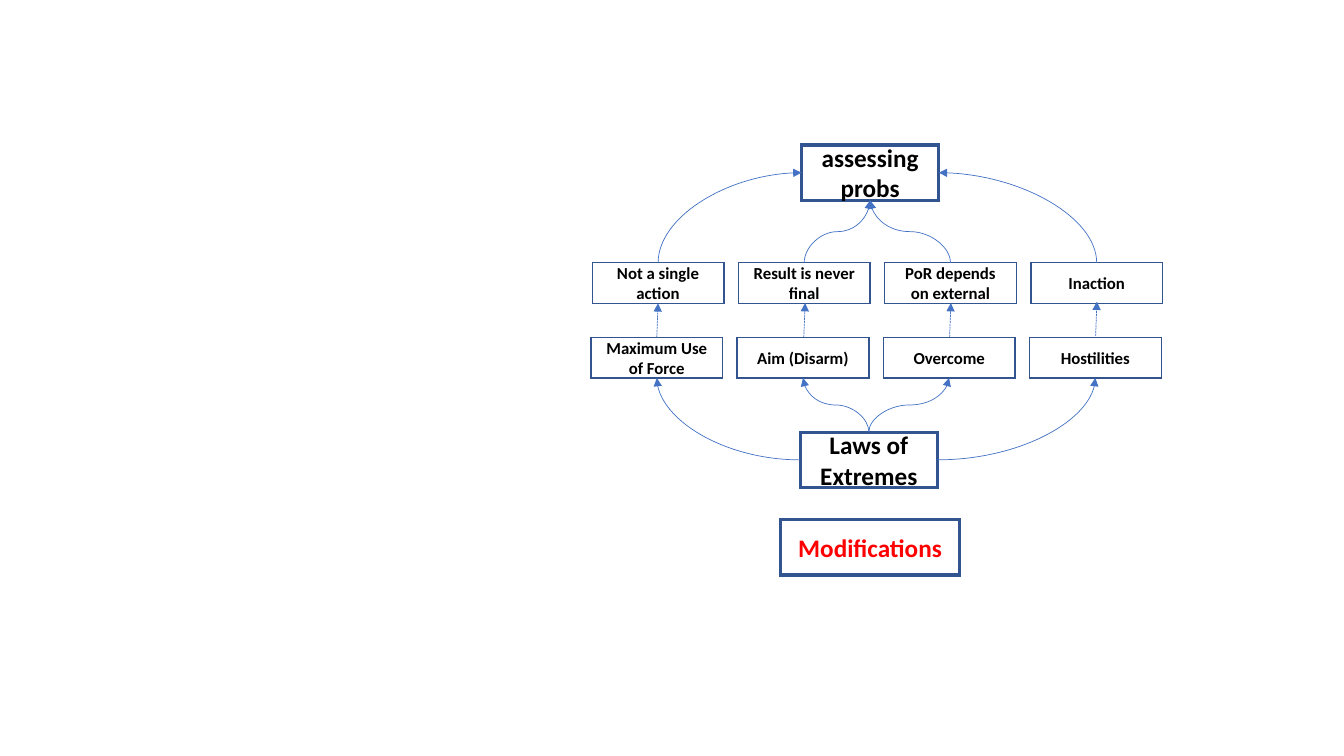
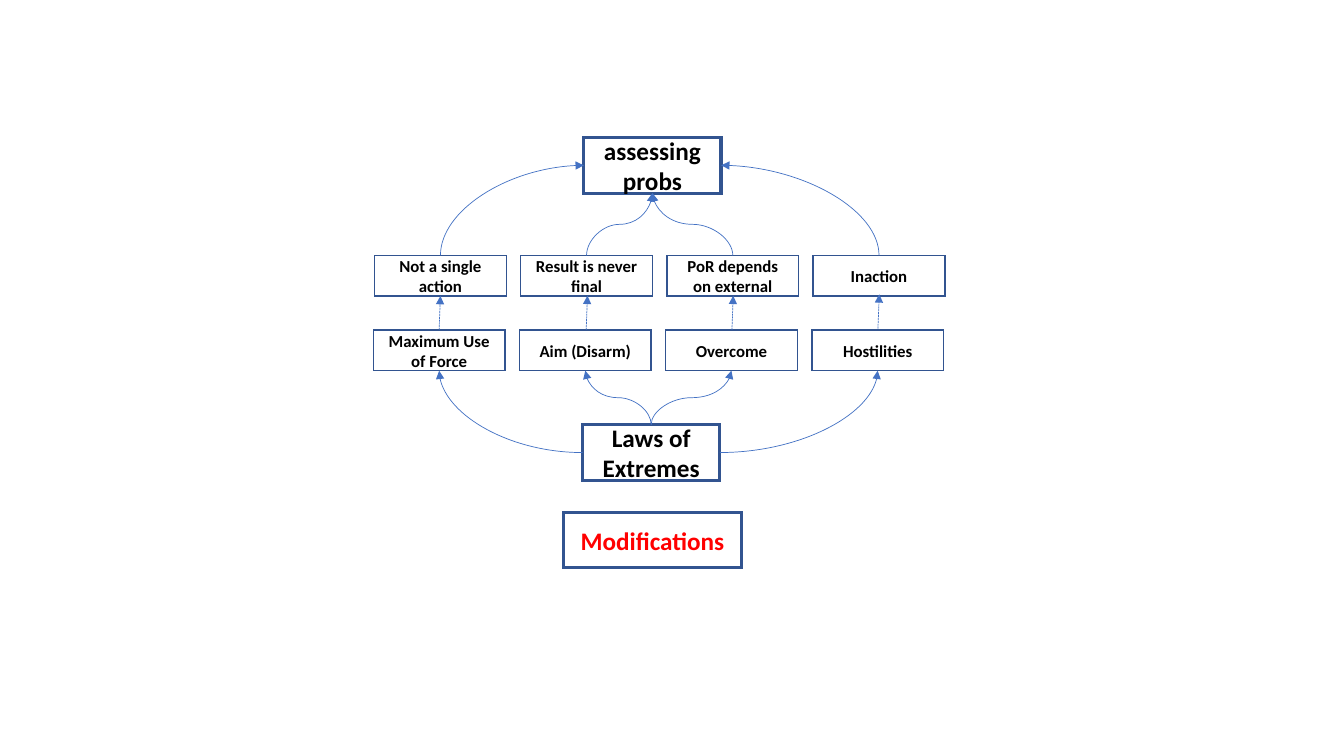
Before and after one commit to GurkanGitHub/PhD, a slide deck: slide 2 of onWar.pptx. Drawn at 1344x756 pixels with LibreOffice and Linux fonts; fonts in the diff are those of the drawing. Boxes give left, top, right and bottom in pixels: in the first picture for what was removed or moved away, otherwise in the second. Text is boxed around its words. In the diff, an @@ line names an element or a change of style, - is before the commit and + after.

```diff
--- a/onWar.pptx
+++ b/onWar.pptx
@@ 3 rectangles, 2 curved arrows, 1 arrow: place and size @@
-3 rectangles, 2 curved arrows, 1 arrow at bbox=[657, 172, 1164, 575]
+3 rectangles, 2 curved arrows, 1 arrow at bbox=[440, 165, 946, 568]
@@ arrow moved from (804, 338) - (806, 303) to (587, 330) - (588, 295) @@
@@ arrow moved from (950, 338) - (951, 303) to (732, 330) - (733, 295) @@
@@ 7 rectangles, 6 curved arrows, 1 arrow: place and size @@
-7 rectangles, 6 curved arrows, 1 arrow at bbox=[591, 145, 1097, 460]
+7 rectangles, 6 curved arrows, 1 arrow at bbox=[373, 138, 879, 453]
@@ rectangle "Laws of Extremes": place and size @@
-rectangle "Laws of Extremes" at bbox=[801, 433, 938, 488]
+rectangle "Laws of Extremes" at bbox=[583, 424, 720, 480]
```
Also in this commit, not shown: 2 slides added, 1 other file.
